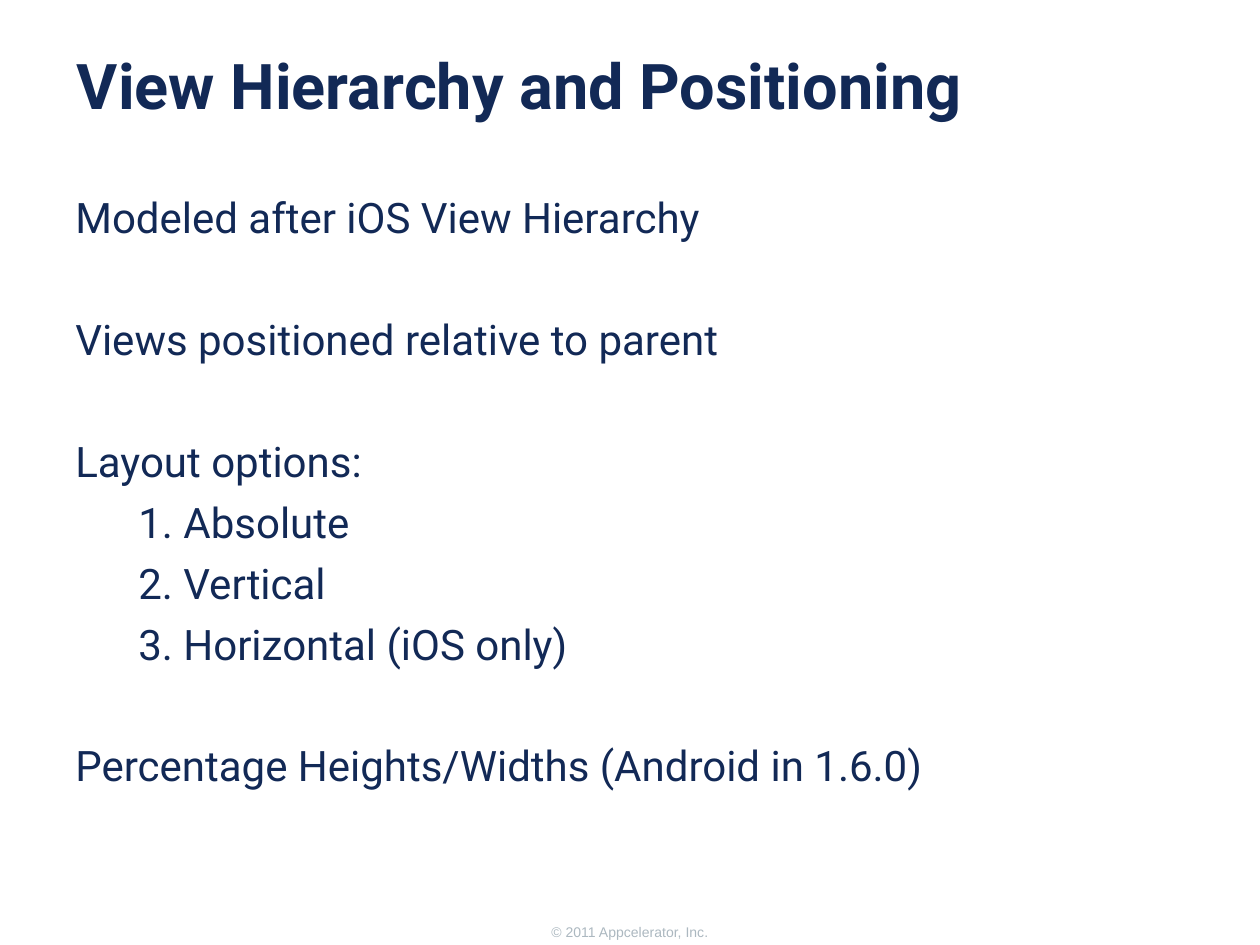
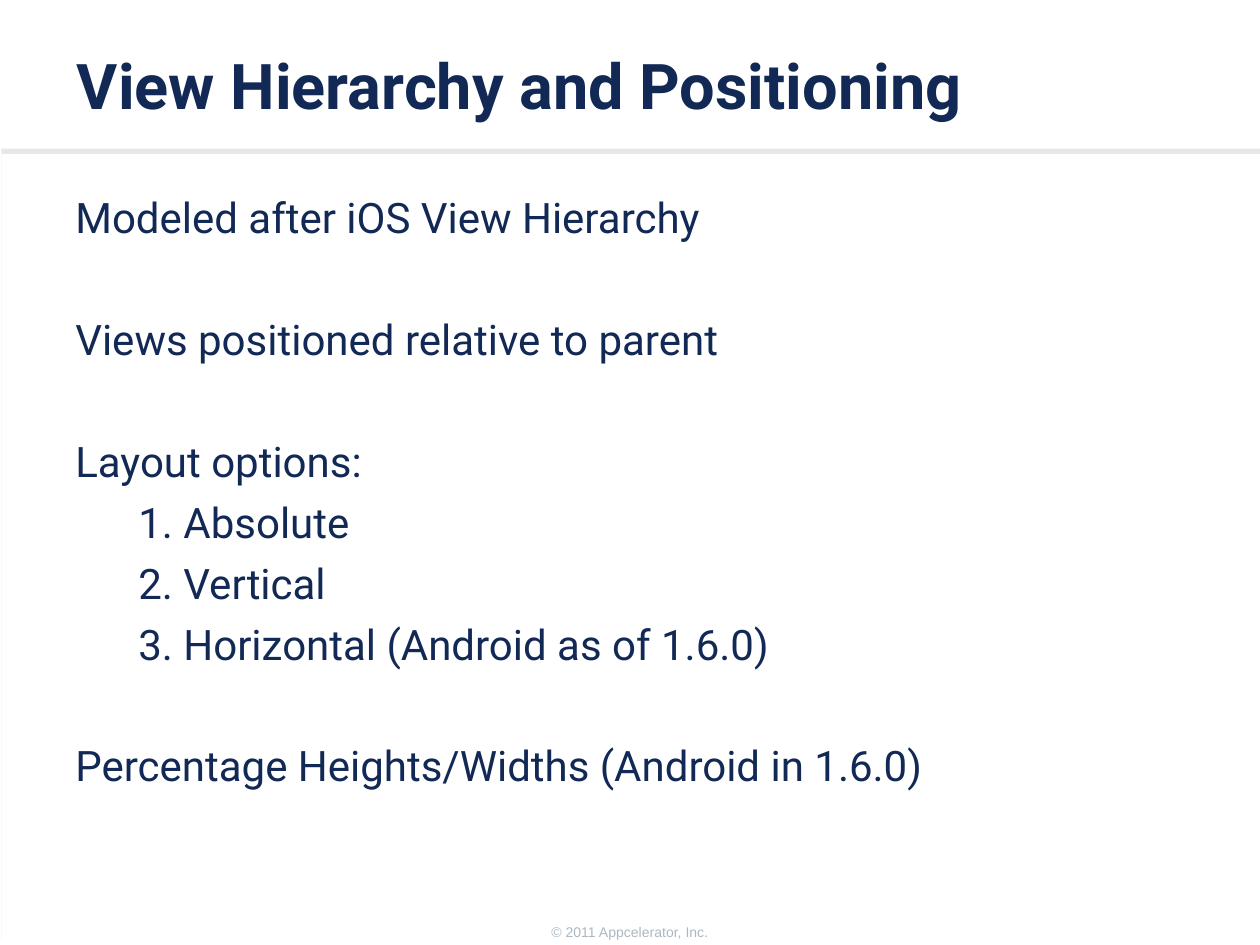
Before and after one commit to appcelerator-training-archive/tcad_certification, a slide deck: slide 5 of 220/220.ppt. Drawn at 1260x945 pixels with LibreOffice and Linux fonts; fonts in the diff are those of the drawing; background and template pictures are left out. Boxes give left, top, right and bottom in pixels: in the first picture for what was removed or moved away, otherwise in the second. Text is boxed around its words. In the diff, an @@ line names an element or a change of style, - is before the commit and + after.

```diff
--- a/220/220.ppt
+++ b/220/220.ppt
@@ rectangle added at box(1, 154, 1260, 945), fill #FFFFFF @@
@@ text at box(138, 626, 769, 670): text changed @@
-3. Horizontal (iOS only)
+3. Horizontal (Android as of 1.6.0)
```
Also in this commit, not shown: 8 other slides changed, 9 slides added, 12 slides removed, 16 other files.
